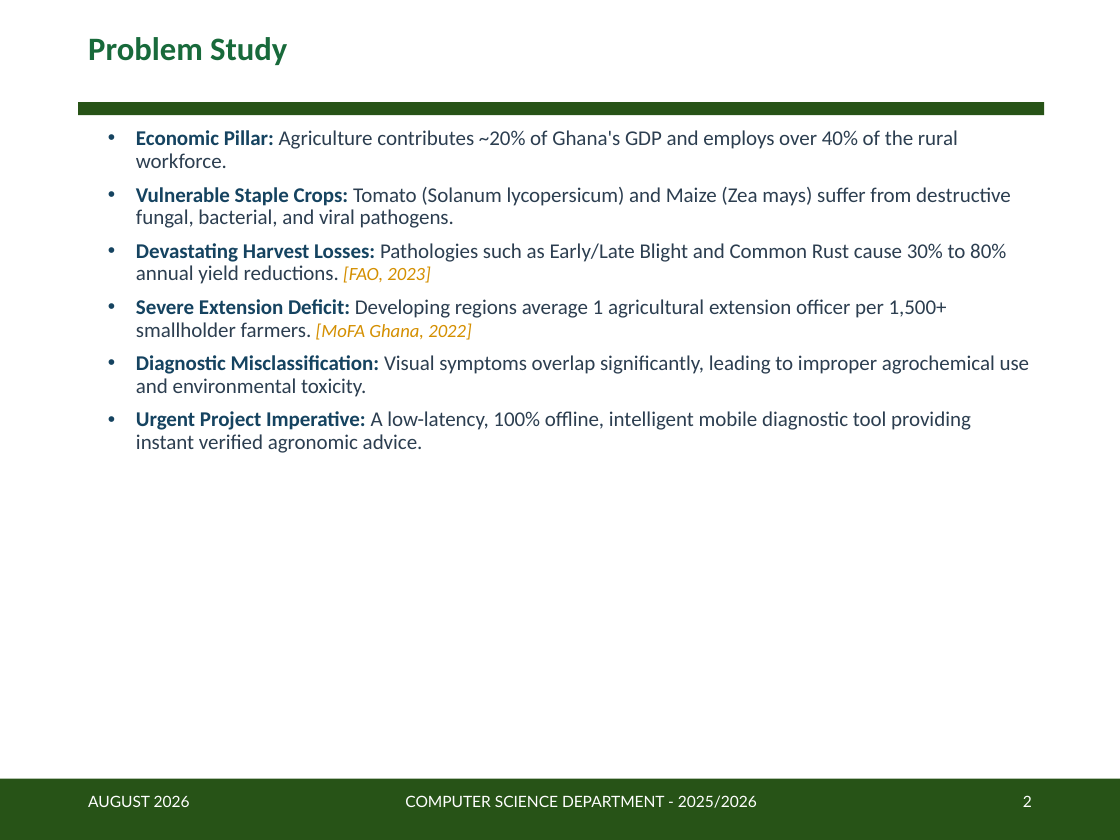
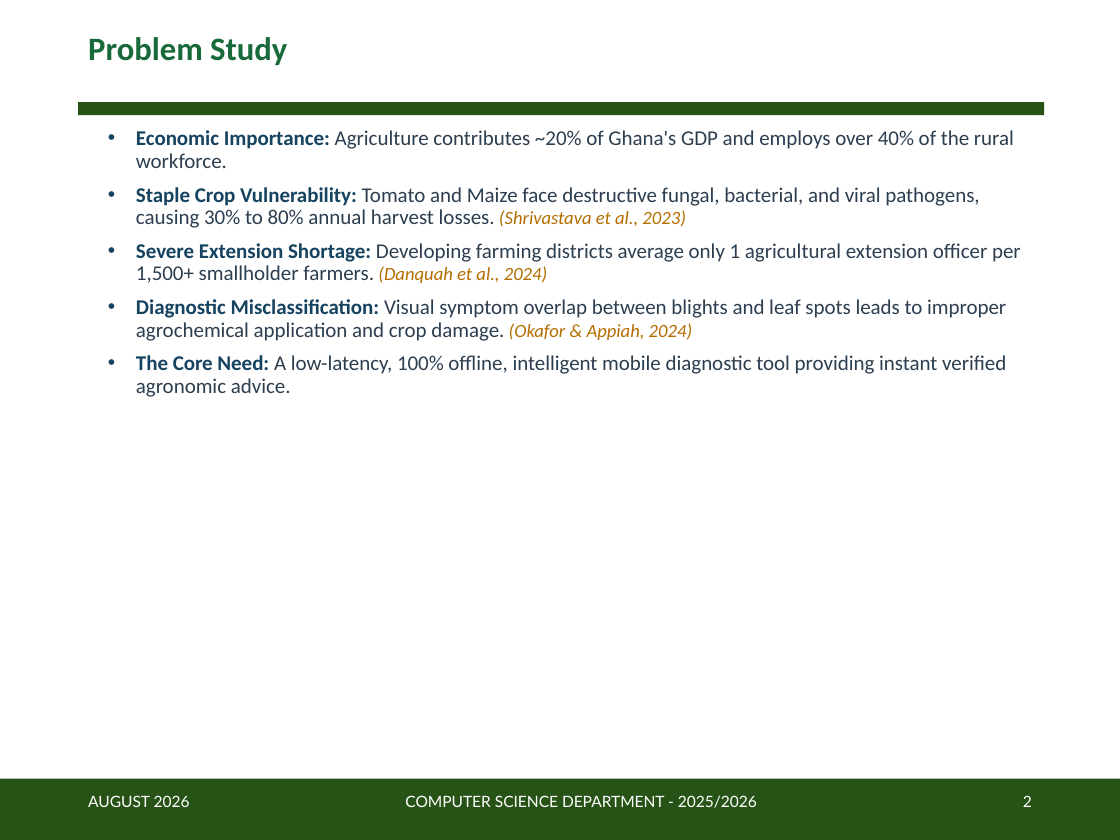
Before and after one commit to Linkindadaba/crop-disease-detection-app-tomato-maize-, a slide deck: slide 2 of crop_disease_detection_final_presentation.pptx. Drawn at 1120x840 pixels with LibreOffice and Linux fonts; fonts in the diff are those of the drawing; background and template pictures are left out. Boxes give left, top, right and bottom in pixels: in the first picture for what was removed or moved away, otherwise in the second. Text is boxed around its words. In the diff, an @@ line names an element or a change of style, - is before the commit and + after.

Commit message:
Strictly align defense presentation with user outline: Problem Study, Research Gap (cited), Objectives, Methodology (diagram), Dataset & Augmentation (sample grid), Model & Triplet Attention (module diagram), Training Strategy (curves), Results & Metrics (confusion matrix & F1), Mobile App Integration (screenshots), Grad-CAM Heatmaps (maximized grid), Conclusion & Recommendations, and References

```diff
--- a/crop_disease_detection_final_presentation.pptx
+++ b/crop_disease_detection_final_presentation.pptx
@@ text at <box>136,130,1021,397</box>: text changed @@
-• Economic Pillar: Agriculture contributes ~20% of Ghana's GDP and employs over 40% of the rural workforce.
-• Vulnerable Staple Crops: Tomato (Solanum lycopersicum) and Maize (Zea mays) suffer from destructive fungal, bacterial, and viral pathogens.
-• Devastating Harvest Losses: Pathologies such as Early/Late Blight and Common Rust cause 30% to 80% annual yield reductions. [FAO, 2023]
-• Severe Extension Deficit: Developing regions average 1 agricultural extension officer per 1,500+ smallholder farmers. [MoFA Ghana, 2022]
-• Diagnostic Misclassification: Visual symptoms overlap significantly, leading to improper agrochemical use and environmental toxicity.
-• Urgent Project Imperative: A low-latency, 100% offline, intelligent mobile diagnostic tool providing instant verified agronomic advice.
+• Economic Importance: Agriculture contributes ~20% of Ghana's GDP and employs over 40% of the rural workforce.
+• Staple Crop Vulnerability: Tomato and Maize face destructive fungal, bacterial, and viral pathogens, causing 30% to 80% annual harvest losses. (Shrivastava et al., 2023)
+• Severe Extension Shortage: Developing farming districts average only 1 agricultural extension officer per 1,500+ smallholder farmers. (Danquah et al., 2024)
+• Diagnostic Misclassification: Visual symptom overlap between blights and leaf spots leads to improper agrochemical application and crop damage. (Okafor & Appiah, 2024)
+• The Core Need: A low-latency, 100% offline, intelligent mobile diagnostic tool providing instant verified agronomic advice.
```
Also in this commit, not shown: 14 other slides changed, 1 other file.
